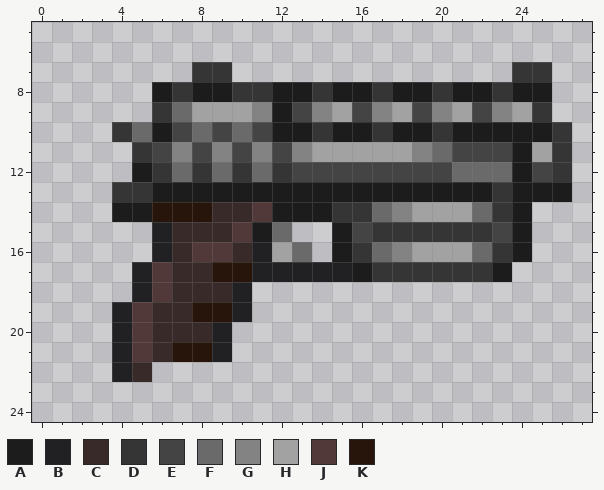
Pixel-art sprite -- Resources/Textures/Nuclear14/Objects/Weapons/Guns/Pistols/10mm.rsi/bolt-open.png. The first picture shows the starting point.
The file is 32x32 pixels. Pixels under 10% opacity are left out. Colours within 5 levels of each other are drawn and written as one. Shown: x 0..27, y 5..24.
Palette (. is transparent): A #1c1c1c  B #212124  C #392a2a  D #353535  E #444444  F #6a6a6a  G #838383  H #a2a2a2  J #523939  K #27140a
Pixels before, first column x 4:
 7 ....DD..............DD.
 8 ..ADAADDAADAADAADAADAA.
 9 ..DFHHHGAEGHEGHEGHEGHD.
10 DFAEFEFEAADAADAADAAAAAD
11 .DEGEGEGEGHHHHHGFEEEAHD
12 .ADFDFDFDEEEEEEEEFFFAED
13 DDAAAAAAAAAAAAAAAAADAAA
14 AAKKKCCJAAADDFGHHHFDA..
15 ..BCCCJAF..AEDDDDDDEA..
16 ..BCJJCBHF.ADFGHHHFDA..
17 .BJCCKKBBBBBADDDDDDA...
18 .BJCCCB................
19 BJCCKKB................
20 BJCCCB.................
21 BJCKKB.................
22 BC.....................
New version:
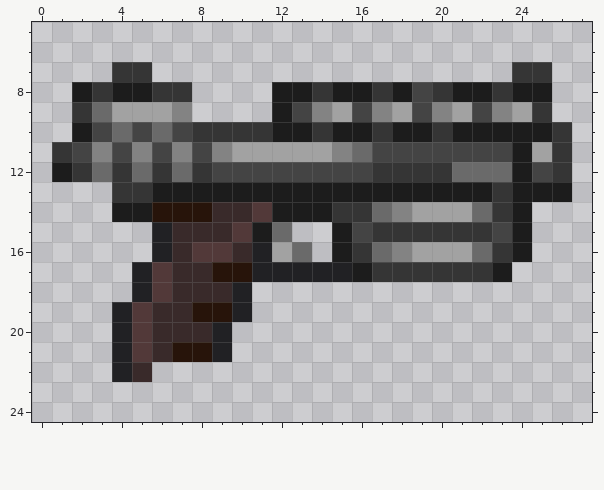
Commit: bolt open corrections for most guns
Difference:
Changed rows in their new state; - is an unchanged pixel.
first column x 1:
 7 ---DD--..-----------
 8 -ADAAD-....-------E-
 9 -DFHHHG....---------
10 -AEFEF-DDDD---------
11 DEGEG----HHHH-GFEEEE
12 ADFDF---EEEE----DDDD
